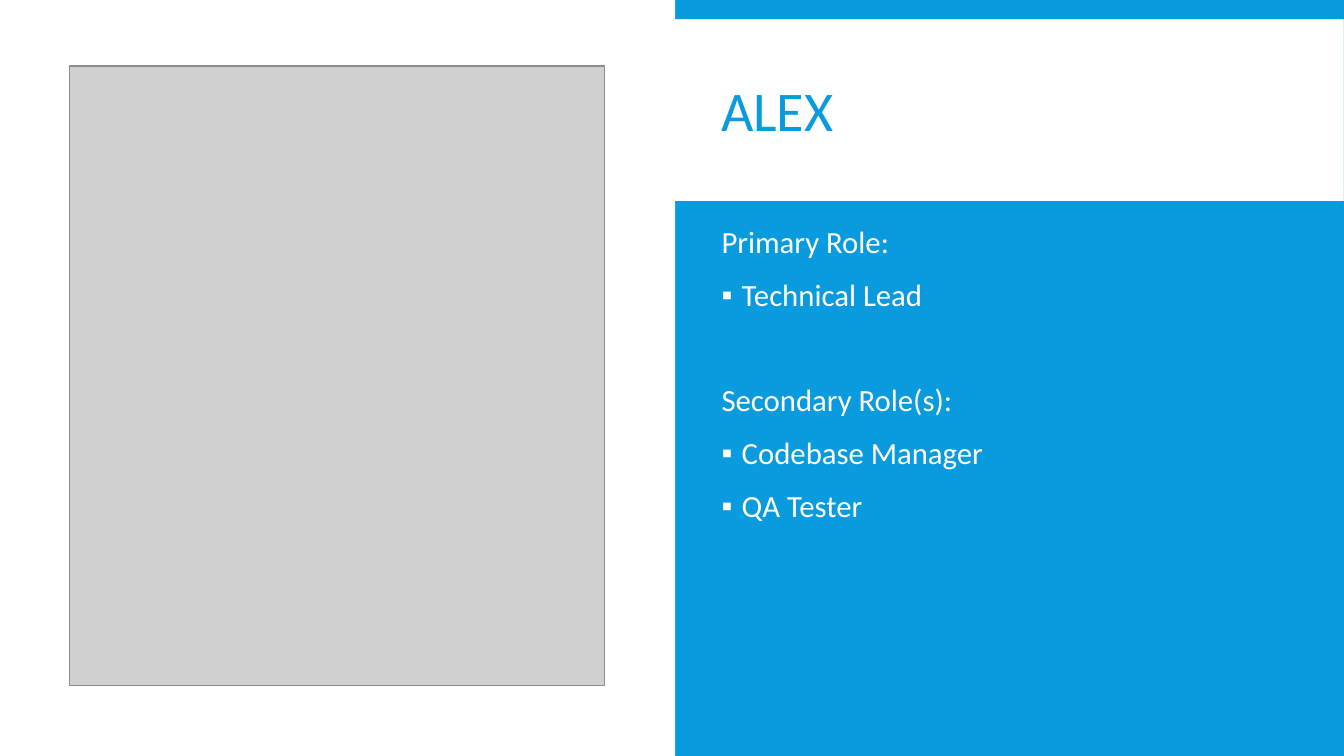
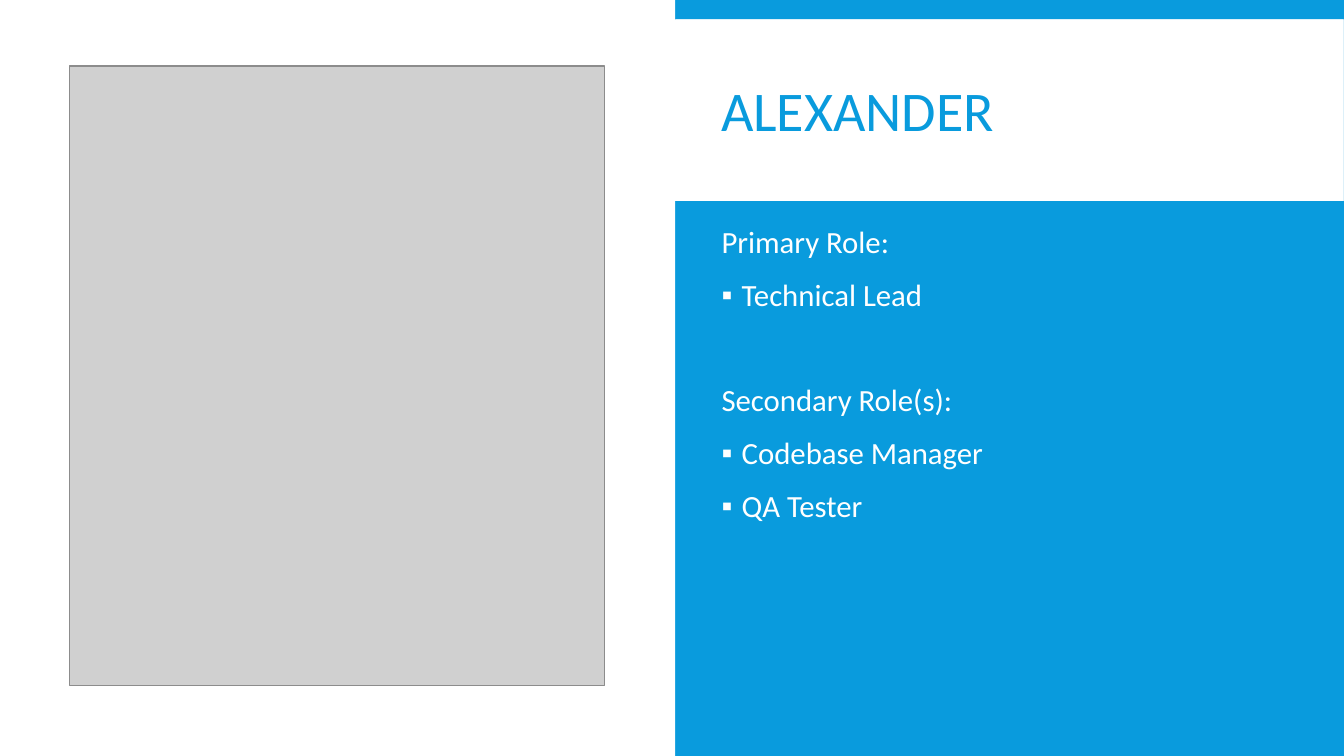
Before and after one commit to bobisapotato/dungeon, a slide deck: slide 5 of Documentation/Team Presentation.pptx. Drawn at 1344x756 pixels with LibreOffice and Linux fonts; fonts in the diff are those of the drawing; grey boxes stand for pictures. Boxes give left, top, right and bottom in pixels: in the first picture for what was removed or moved away, otherwise in the second. Text is boxed around its words. In the diff, an @@ line names an element or a change of style, - is before the commit and + after.

Commit message:
Added consistencies

```diff
--- a/Documentation/Team Presentation.pptx
+++ b/Documentation/Team Presentation.pptx
@@ title at [721, 95, 994, 131]: text changed @@
-ALEX
+ALEXANDER
```
